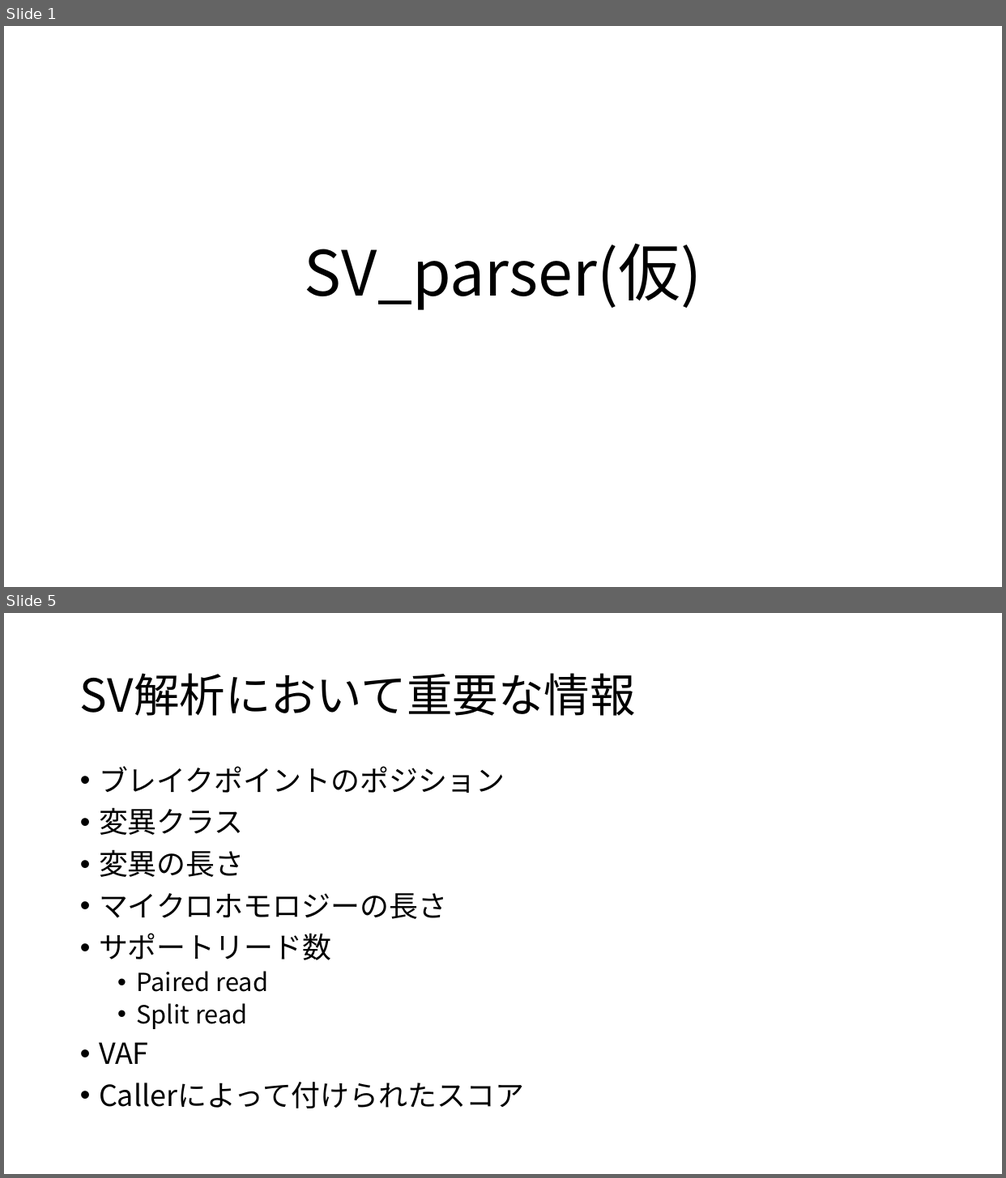
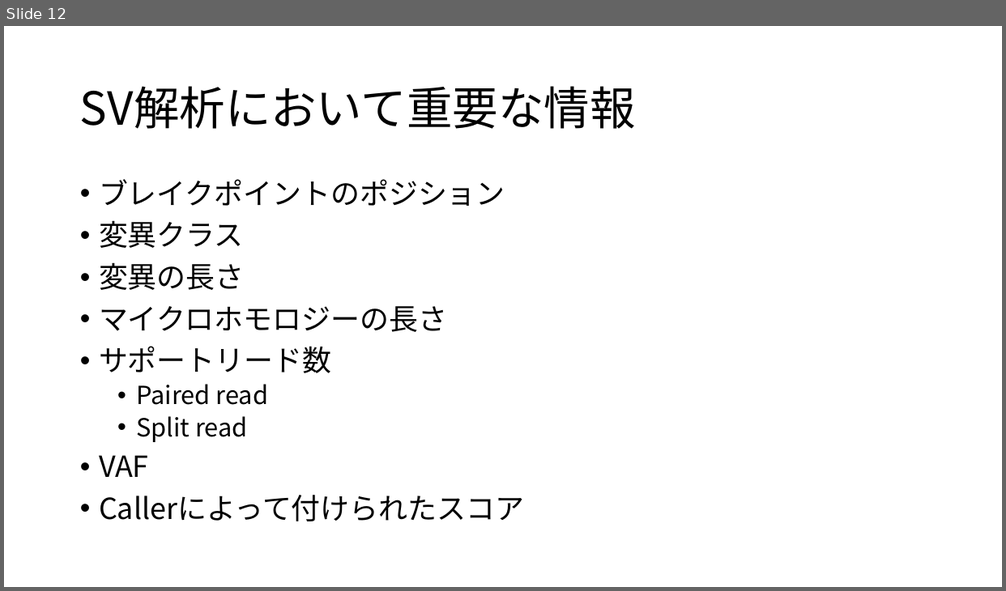
Before and after one commit to dermasugita/Viola-SV, a slide deck: resources/SV_parser.pptx. Shown one above the other, each under a label of ours: slides 1 and 5 before the commit, slide 12 after it; the slides between them are not shown. The pictures are 1006x1178 and 1006x591 pixels, drawn with LibreOffice and Linux fonts; fonts in the diff are those of the drawing. Boxes give left, top, right and bottom in pixels: in the first picture for what was removed or moved away, otherwise in the second. Text is boxed around its words. In the diff, an @@ line names an element or a change of style, - is before the commit and + after.

```diff
--- a/resources/SV_parser.pptx
+++ b/resources/SV_parser.pptx
@@ slide 1 removed at (x1=4, y1=26, x2=1002, y2=587), background #FFFFFF @@
@@ title removed at (x1=305, y1=243, x2=701, y2=310) @@
-SV_parser(仮)
@@ what was slide 5 is now slide 12 @@
```
Also in this commit, not shown: 5 slides changed, 8 slides added, 10 other files.
